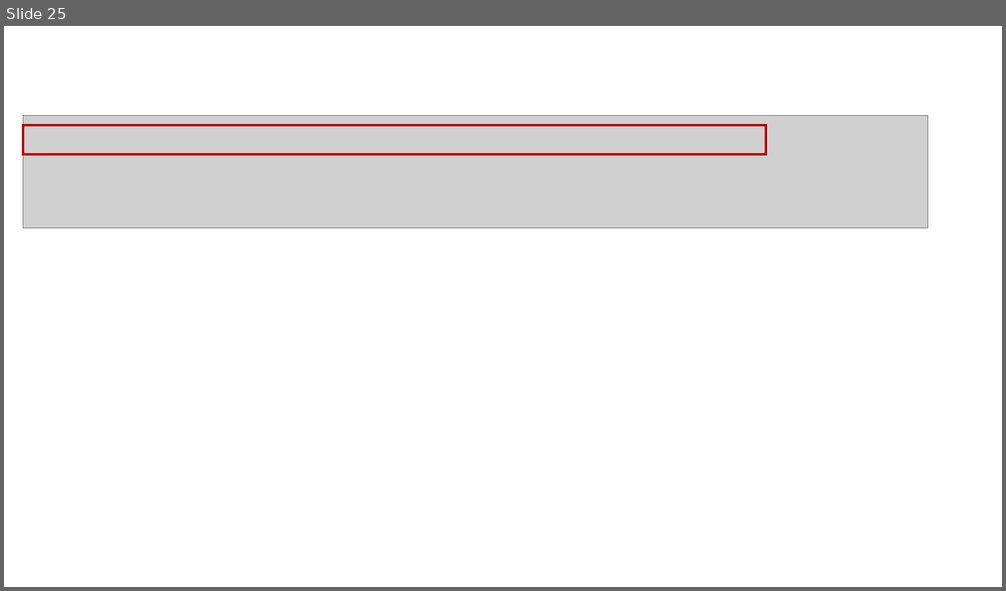
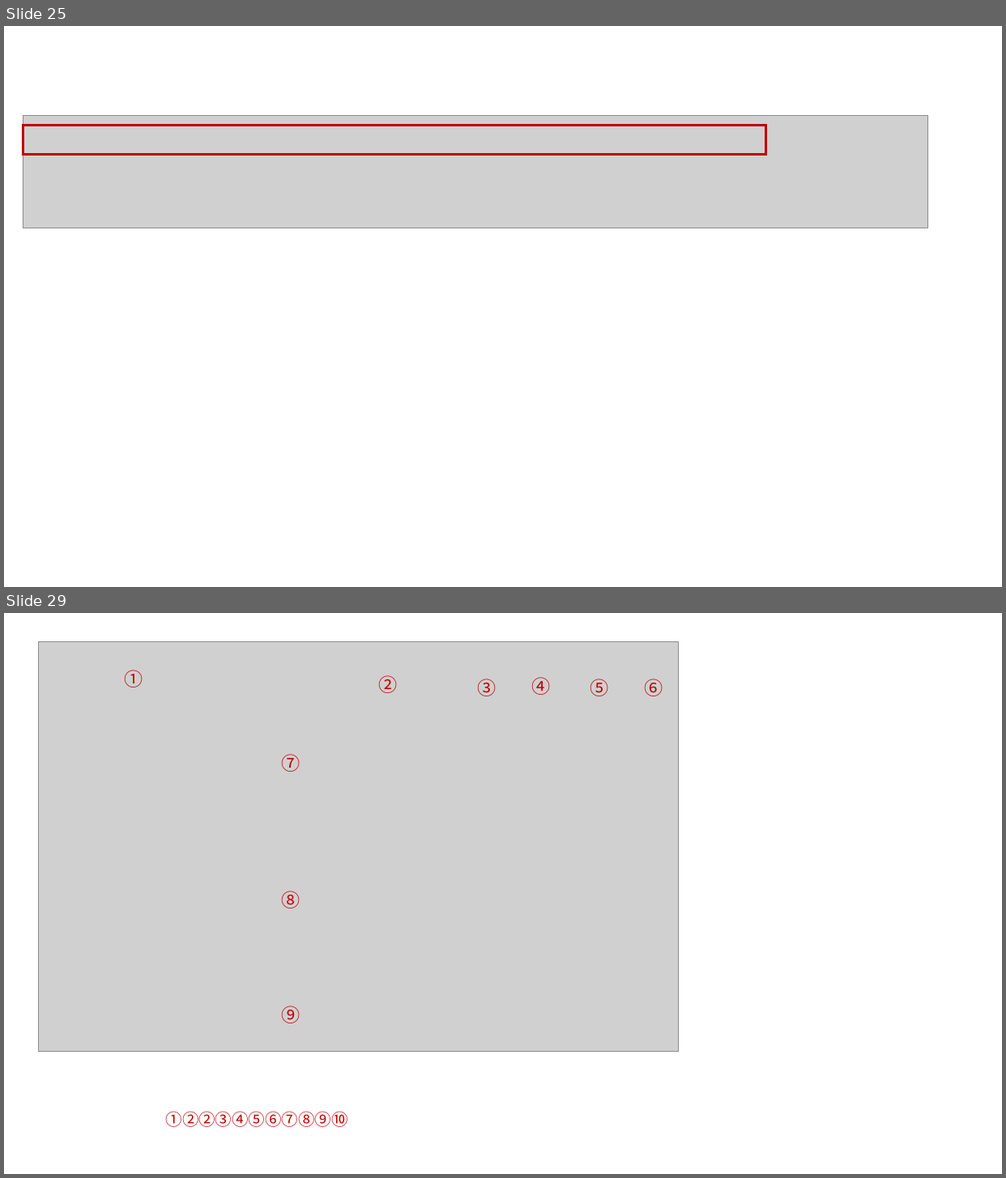
Before and after one commit to samsungint/manual, a slide deck: image2.pptx. Shown one above the other, each under a label of ours: slide 25 before the commit, slides 25 and 29 after it; the slides between them are not shown. The pictures are 1006x591 and 1006x1178 pixels, drawn with LibreOffice and Linux fonts; fonts in the diff are those of the drawing; grey boxes stand for pictures. Boxes give left, top, right and bottom in pixels: in the first picture for what was removed or moved away, otherwise in the second. Text is boxed around its words. In the diff, an @@ line names an element or a change of style, - is before the commit and + after.

```diff
--- a/image2.pptx
+++ b/image2.pptx
@@ slide 29 added at box(4, 613, 1002, 1174), background #FFFFFF @@
@@ picture added at box(39, 641, 679, 1052) @@
@@ text added at box(124, 670, 143, 688), 18 pt, text #C00000 @@
+①
@@ text added at box(379, 675, 398, 693), 18 pt, text #C00000 @@
+②
@@ text added at box(477, 679, 496, 696), 18 pt, text #C00000 @@
+③
@@ text added at box(532, 677, 551, 695), 18 pt, text #C00000 @@
+④
@@ text added at box(590, 679, 608, 696), 18 pt, text #C00000 @@
+⑤
@@ text added at box(645, 679, 663, 696), 18 pt, text #C00000 @@
+⑥
@@ text added at box(281, 754, 300, 772), 18 pt, text #C00000 @@
+⑦
@@ text added at box(281, 891, 300, 909), 18 pt, text #C00000 @@
+⑧
@@ text added at box(281, 1006, 300, 1024), 18 pt, text #C00000 @@
+⑨
@@ text added at box(166, 1111, 348, 1127), 16 pt, text #C00000 @@
+①②②③④⑤⑥⑦⑧⑨⑩
```
Also in this commit, not shown: 11 other slides added, 29 other files.
